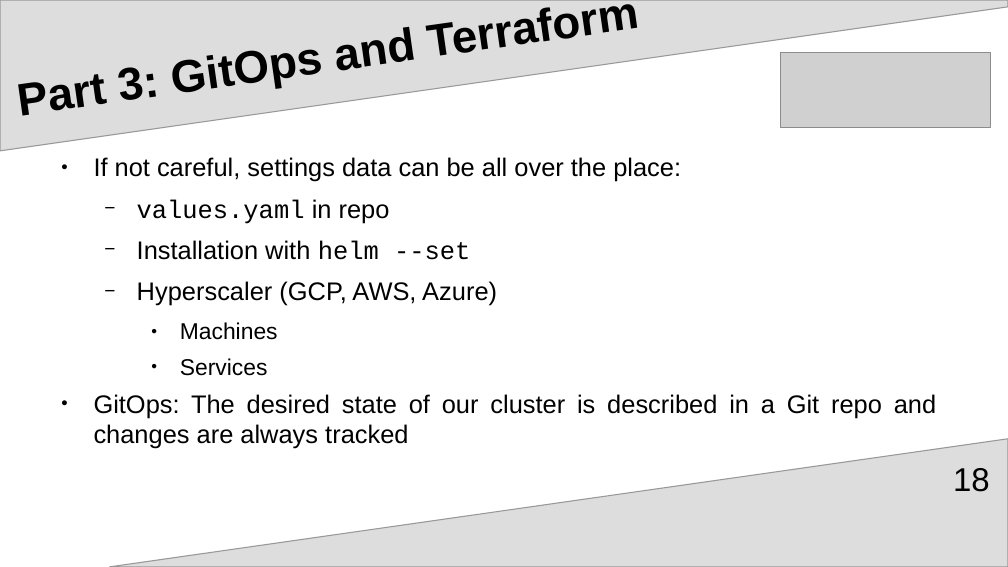
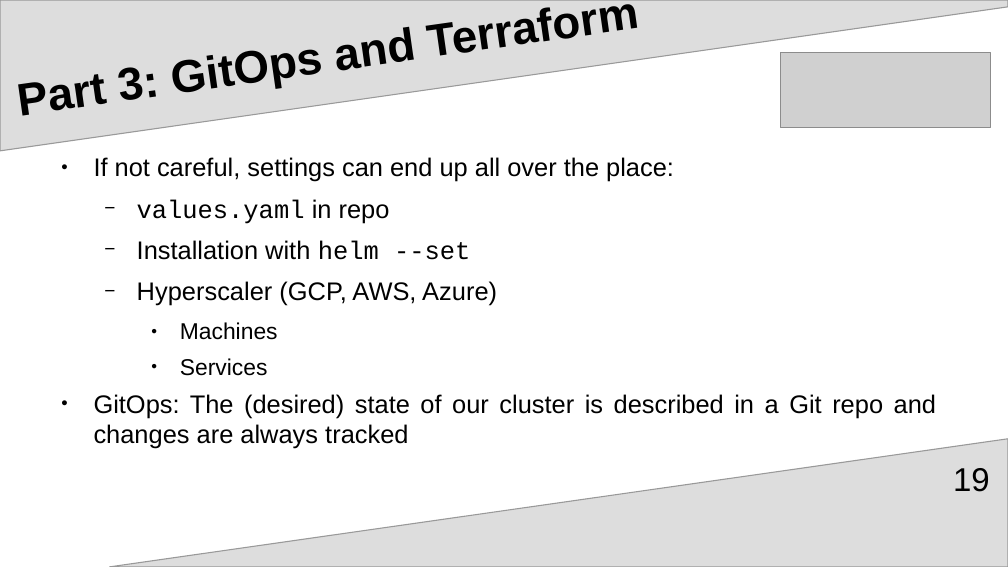
Before and after one commit to upart/cabinops, a slide deck: slide 19 of documentation/Introduction.odp (slide 18 before the commit). Drawn at 1008x567 pixels with LibreOffice and Linux fonts; fonts in the diff are those of the drawing; grey boxes stand for pictures. Boxes give left, top, right and bottom in pixels: in the first picture for what was removed or moved away, otherwise in the second. Text is boxed around its words. In the diff, an @@ line names an element or a change of style, - is before the commit and + after.

Commit message:
add slides on terraform

```diff
--- a/documentation/Introduction.odp
+++ b/documentation/Introduction.odp
@@ text at bbox=[94, 157, 674, 182]: text changed @@
-● If not careful, settings data can be all over the place:
+● If not careful, settings can end up all over the place:
@@ text at bbox=[94, 394, 936, 449]: text changed @@
-● GitOps: The desired state of our cluster is described in a Git repo and changes are always tracked
+● GitOps: The (desired) state of our cluster is described in a Git repo and changes are always tracked
@@ page number at bbox=[953, 468, 990, 492]: text changed @@
-18
+19
```
Also in this commit, not shown: 7 other slides changed, 3 slides added, 3 slides removed, 3 other files.
